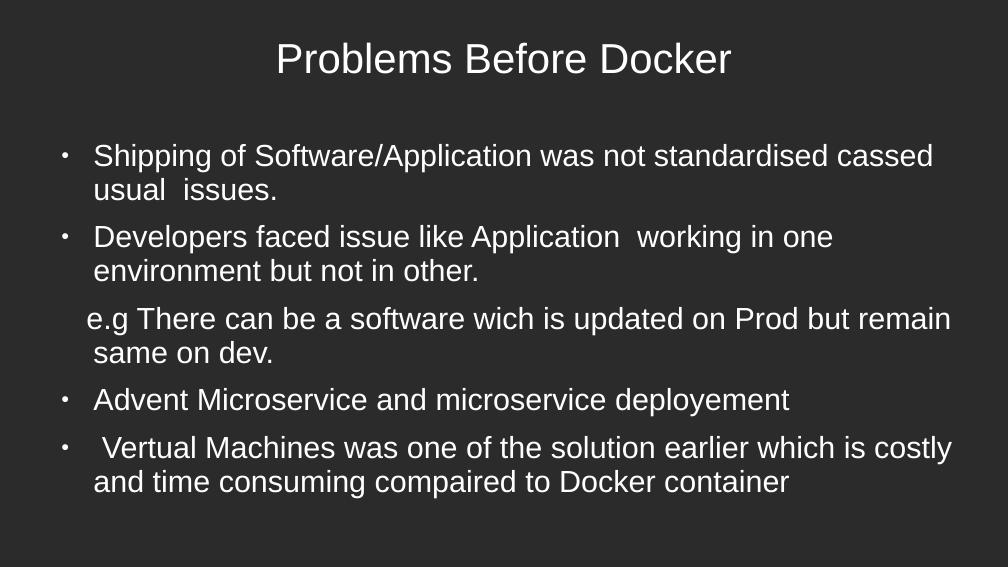
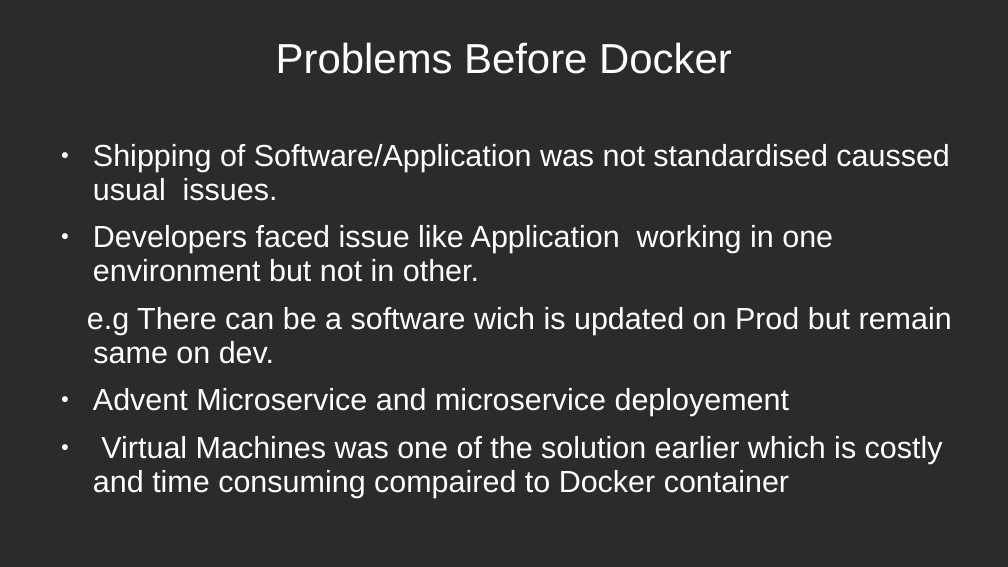
Before and after one commit to samratkapp/docker, a slide deck: slide 3 of PPT.ppt. Drawn at 1008x567 pixels with LibreOffice and Linux fonts; fonts in the diff are those of the drawing; background and template pictures are left out; a plain dark background stands for a picture behind light text. Boxes give left, top, right and bottom in pixels: in the first picture for what was removed or moved away, otherwise in the second. Text is boxed around its words. In the diff, an @@ line names an element or a change of style, - is before the commit and + after.

Commit message:
ppt docker

```diff
--- a/PPT.ppt
+++ b/PPT.ppt
@@ text at box(93, 144, 950, 201): text changed @@
-● Shipping of Software/Application was not standardised cassed usual issues.
+● Shipping of Software/Application was not standardised caussed usual issues.
@@ text at box(93, 436, 943, 498): text changed @@
-● Vertual Machines was one of the solution earlier which is costly and time consuming compaired to Docker container
+● Virtual Machines was one of the solution earlier which is costly and time consuming compaired to Docker container
```
Also in this commit, not shown: 6 other slides changed, 5 slides added, 4 slides removed, 2 other files.
